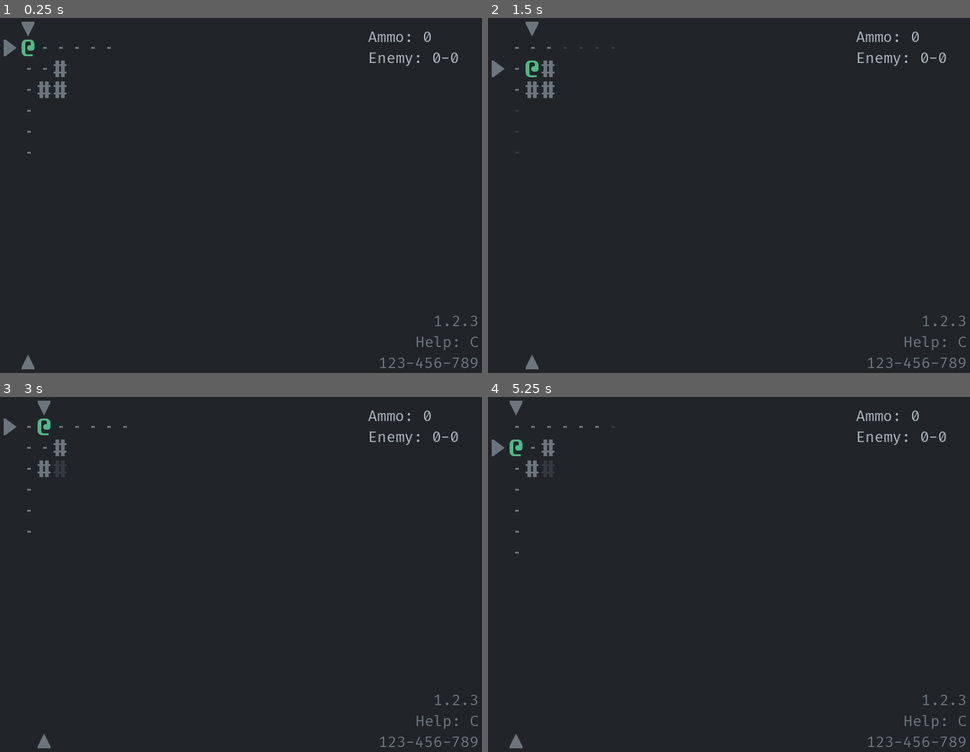
Above: before the commit, frames 1-4 (two rows, left to right).
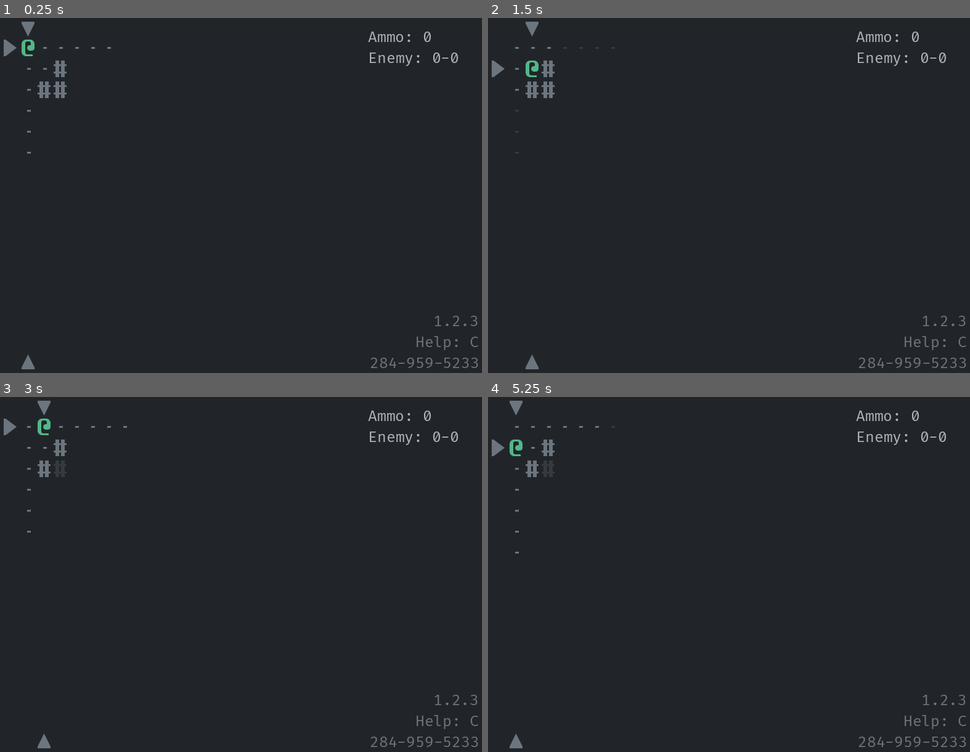
Above: after the commit, the same moments.

Repository: Bozar/godot-4-roguelike-demo
Game: Godot game, scene res://scene/main/main_game.tscn
Two runs of this game, one before a commit and one after it. Both use one fixed random seed, a clock stepped at 60 frames per second and the inputs below.
Inputs:
- Up to frame 1 (0.25 s): no input
- Up to frame 2 (1.5 s): tap Enter at 0.5 s; hold Right (move_right) 0.53-1.28 s; tap Space (aim) at 0.6, 1.25, 1.35 s; hold Down (move_down) from 1.28 s (still down)
- Up to frame 3 (3 s): tap Enter at 2 s; release Down (move_down) at 2.03 s; hold Right (move_right) 2.03-2.78 s; tap Space (aim) at 2.1, 2.75, 2.85 s; hold Up (move_up) from 2.78 s (still down)
- Up to frame 4 (5.25 s): tap Enter at 3.5 s; release Up (move_up) at 3.53 s; hold Left (move_left) 3.53-5.03 s; tap Space (aim) at 3.6, 4.25, 4.35, 5.1 s; hold Down (move_down) from 5.03 s (still down)

The runs differ from the first frame. In frame 1, 0.2% of the frame differs, in the area x 76-100%, y 95-99%; in frame 2, 0.2%; in frame 3, 0.2%; in frame 4, 0.2%.

Commit message:
Show rng seed in sidebar.

Diff:
--- a/scene/main/footnote_label.gd
+++ b/scene/main/footnote_label.gd
@@ -2,6 +2,28 @@
 extends CustomLabel
 
 
+const VERSION: String = "1.2.3"
+const HELP: String = "Help: C"
+
+
 func init_label() -> void:
     _set_font_color(false)
-    text = "1.2.3\nHelp: C\n123-456-789"
+    text = "%s\n%s\n%s" % [_get_version(), _get_help(), _get_seed()]
+
+
+func _get_version() -> String:
+    return VERSION
+
+
+func _get_help() -> String:
+    return HELP
+
+
+func _get_seed() -> String:
+    var str_seed: String = "%d" % RandomNumberHelper.get_seed()
+    var seed_length: int = str_seed.length()
+    var head: String = str_seed.substr(0, 3)
+    var body: String = ("-" + str_seed.substr(3, 3)) if seed_length > 2 else ""
+    var tail: String = ("-" + str_seed.substr(6)) if seed_length > 5 else ""
+
+    return "%s%s%s" % [head, body, tail]
